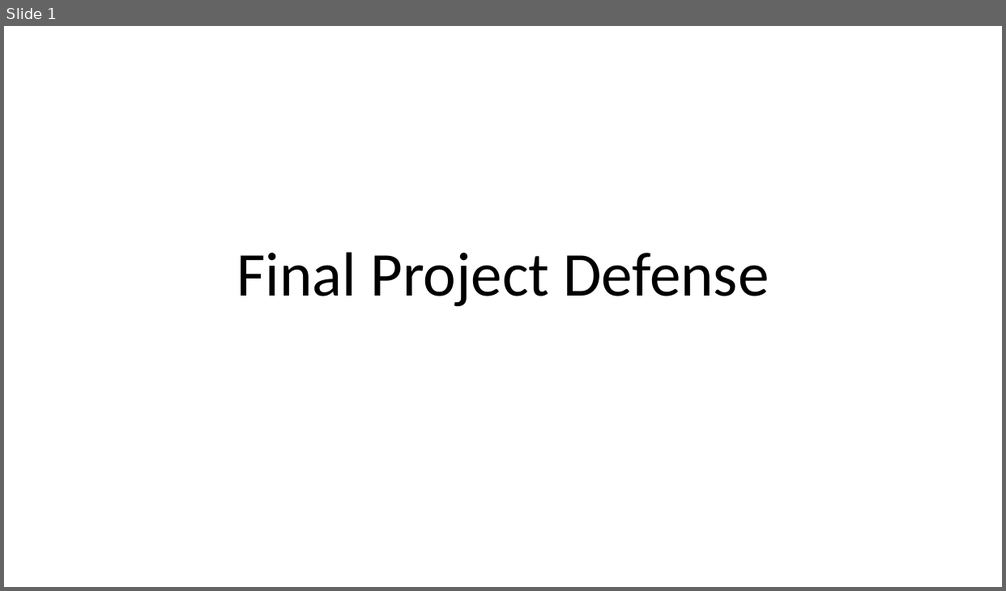
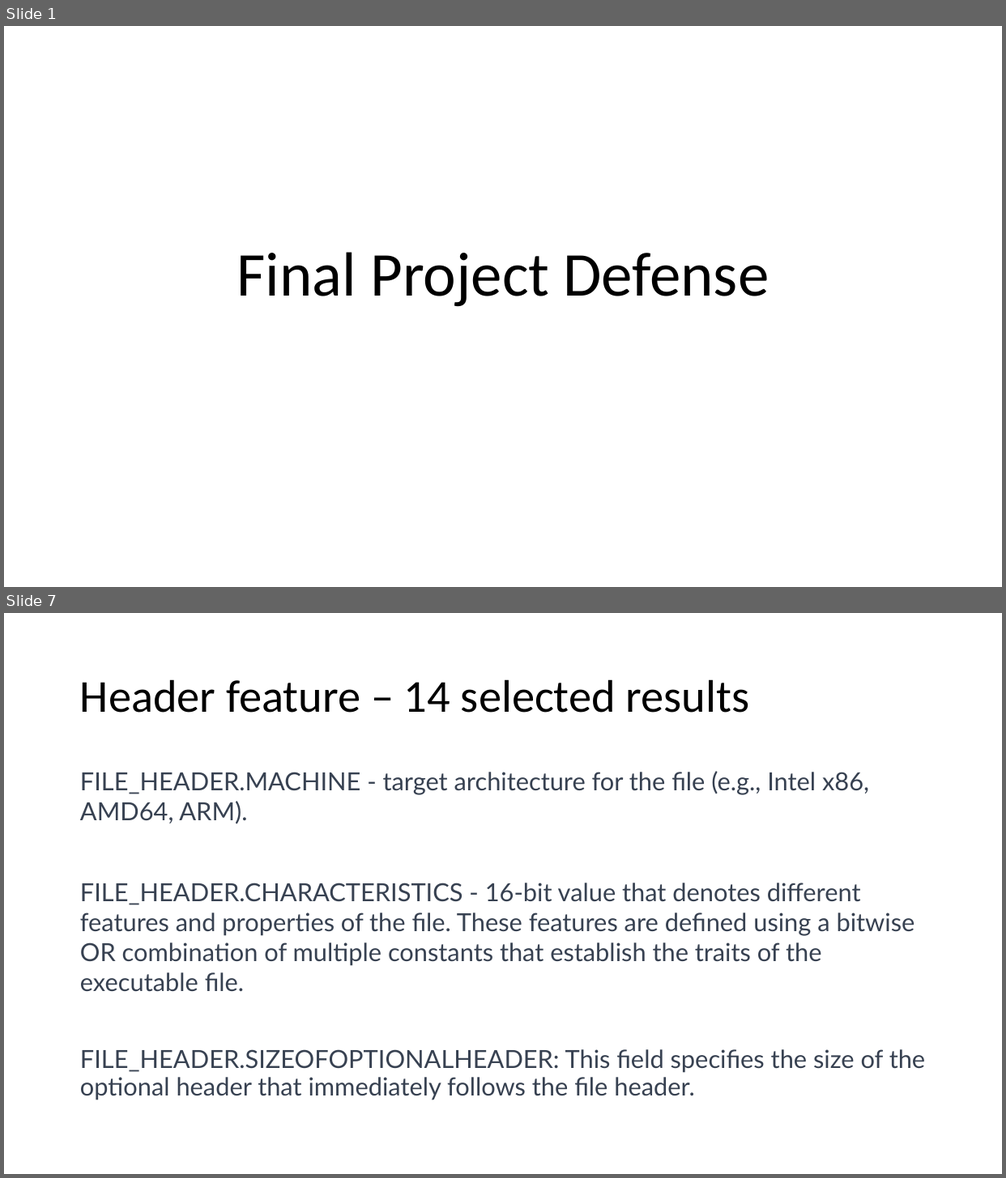
Before and after one commit to jgmuir/CSCE689_Team, a slide deck: defender/DefenderSlides.pptx. Shown one above the other, each under a label of ours: slide 1 before the commit, slides 1 and 7 after it; the slides between them are not shown. The pictures are 1006x591 and 1006x1178 pixels, drawn with LibreOffice and Linux fonts; fonts in the diff are those of the drawing. Boxes give left, top, right and bottom in pixels: in the first picture for what was removed or moved away, otherwise in the second. Text is boxed around its words. In the diff, an @@ line names an element or a change of style, - is before the commit and + after.

```diff
--- a/defender/DefenderSlides.pptx
+++ b/defender/DefenderSlides.pptx
@@ slide 7 added at (4, 613, 1002, 1174), background #FFFFFF @@
@@ title added at (80, 679, 750, 713), 44 pt, text #000000 @@
+Header feature – 14 selected results
@@ text added at (80, 771, 925, 1101), 24 pt, text #374151 @@
+FILE_HEADER.MACHINE - target architecture for the file (e.g., Intel x86, AMD64, ARM).
+FILE_HEADER.CHARACTERISTICS - 16-bit value that denotes different features and properties of the file. These features are defined using a bitwise OR combination of multiple constants that establish the traits of the executable file.
+FILE_HEADER.SIZEOFOPTIONALHEADER: This field specifies the size of the optional header that immediately follows the file header.
```
Also in this commit, not shown: 2 slides changed, 11 other slides added, 31 slides removed, 1 other file.
